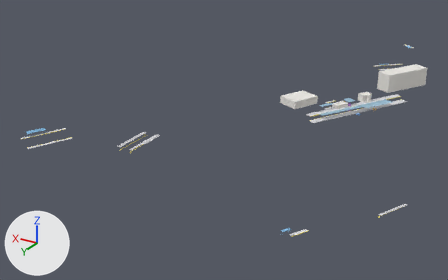
Before and after pictures for a commit that changed the glTF model bern-research/stations/models/8507083-koeniz.glb.
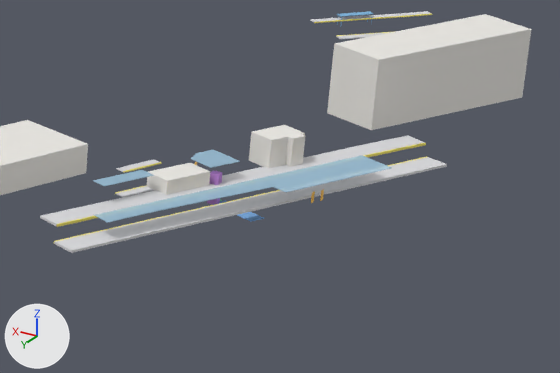
There are two pictures of each version: one whole from a 50 mm lens placed at (-156.0, 529.0, 194.0), pointed at (122.0, 66.0, -38.0), one close up on the part from 66% to 97% of the width and 22% to 55% of the height. Arrows for +X, +Y and +Z are at lower left; the lights stay in place. The older version's two pictures come first.

Names of what the first close-up shows: 'boarding_edge@0', 'building_part@x', 'platform_body@0', 'roof@0' and 4 more.
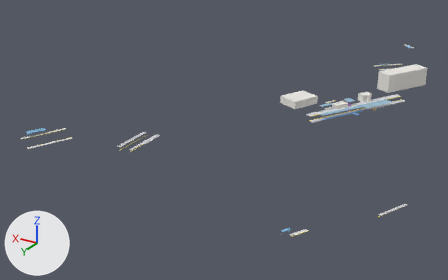
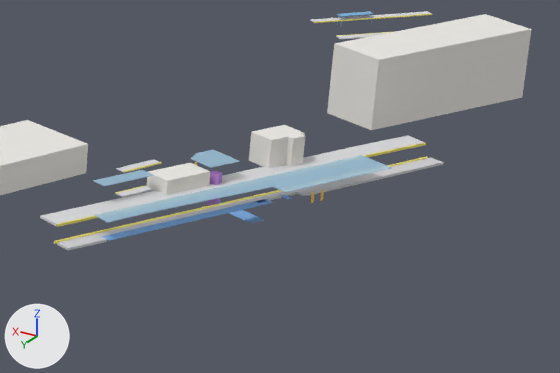
What differs and where, as boxes [x1, y1, x2, y2] in the close-ups (560 x 373 px):
'platform_body@0', reshaped
    before: [40, 11, 447, 253]
    after: [40, 11, 431, 227]
part 1 of me_platform_body_0, deleted
    before: [54, 157, 447, 253]
part 2 of me_platform_surface_0, added
    after: [57, 157, 443, 251]
'passage@x', unchanged, uncovered by the edit
    after: [101, 195, 292, 241]

Edits to the bpy script that builds the scene:
```text
Change me_platform_body_0:
    used by ob_platform_body_0; location = (0.0, 0.0, 0.0)
    remove me_platform_body_0.from_pydata(...)  # 504 vertices, 968 faces; spans x -34.0..218.0, y -219.0..240.0, z -3.0..3.0
    add me_platform_body_0.from_pydata(...)  # 292 vertices, 548 faces; spans x -34.0..218.0, y -219.0..240.0, z -3.0..3.0
    me_platform_body_0 part 1: the loose piece of 212 vertices spanning x -21.0..36.0, y -25.0..71.0, z 0.0 is deleted
Change me_platform_surface_0:
    used by ob_platform_surface_0; location = (0.0, 0.0, 0.0)
    remove me_platform_surface_0.from_pydata(...)  # 48 vertices, 84 faces; spans x -77.0..142.0, y 160.0..195.0, z 0.0
    add me_platform_surface_0.from_pydata(...)  # 78 vertices, 140 faces; spans x -77.0..142.0, y -26.0..195.0, z -1.0..0.0
    me_platform_surface_0 part 2: a new loose piece of 30 vertices spanning x -20.0..36.0, y -26.0..70.0, z -1.0..0.0, in mat_platform_surface (light grey #ceced1)
```
